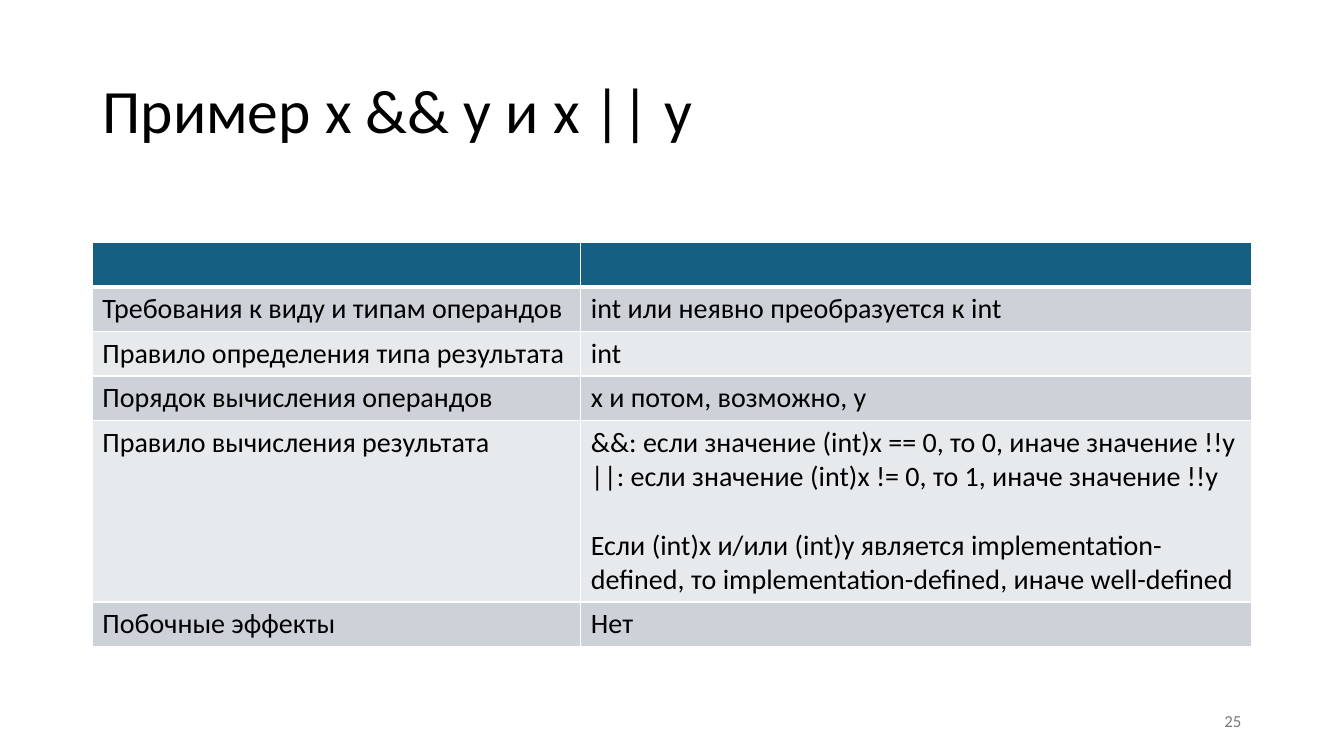
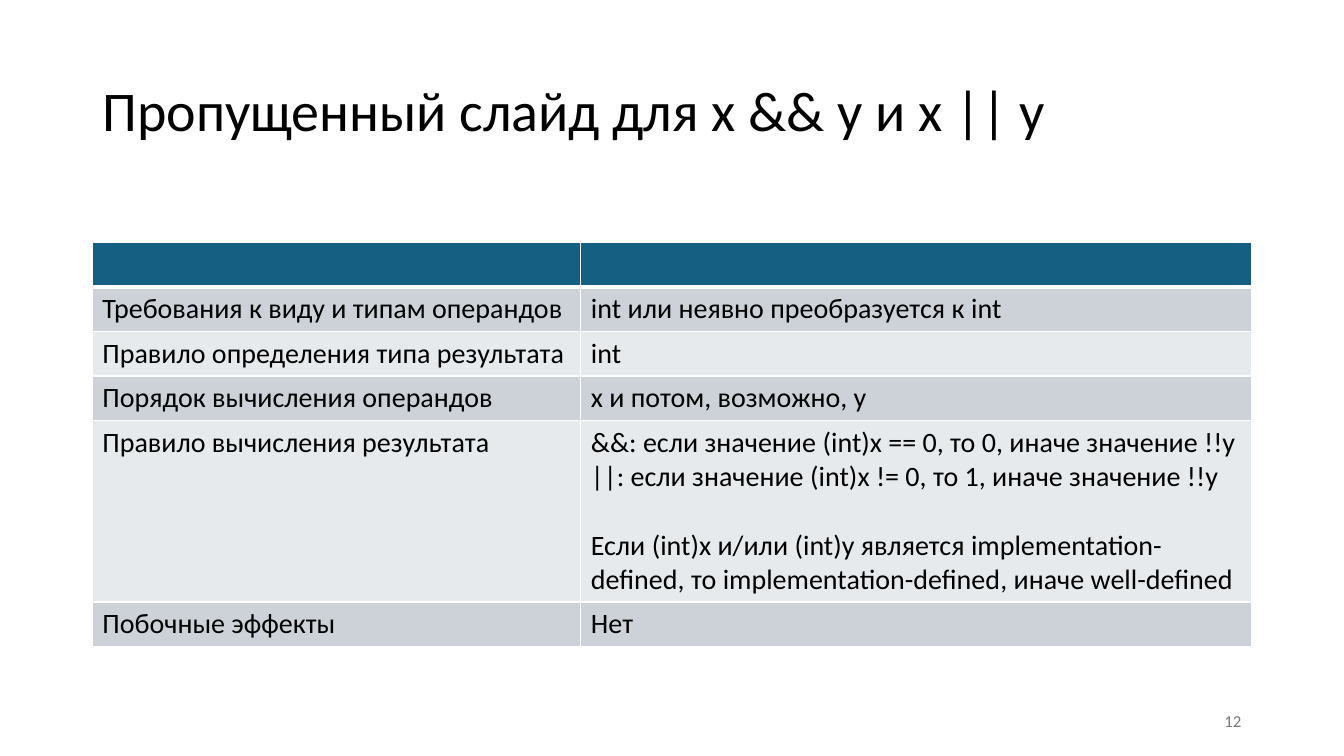
Before and after one commit to Evgueni-Petrov-aka-espetrov/Algorithms-and-Programming-in-C-pptx, a slide deck: slide 12 of 004 Побочные эффекты выражений в Си.pptx (slide 25 before the commit). Drawn at 1344x756 pixels with LibreOffice and Linux fonts; fonts in the diff are those of the drawing. Boxes give left, top, right and bottom in pixels: in the first picture for what was removed or moved away, otherwise in the second. Text is boxed around its words. In the diff, an @@ line names an element or a change of style, - is before the commit and + after.

```diff
--- a/004 Побочные эффекты выражений в Си.pptx
+++ b/004 Побочные эффекты выражений в Си.pptx
@@ title at bbox=[102, 93, 1045, 141]: text changed; size 44 to 40 pt @@
-Пример x && y и x || y
+Пропущенный слайд для x && y и x || y
@@ page number at bbox=[1224, 716, 1241, 727]: text changed @@
-25
+12
```
Also in this commit, not shown: 15 other slides changed.
